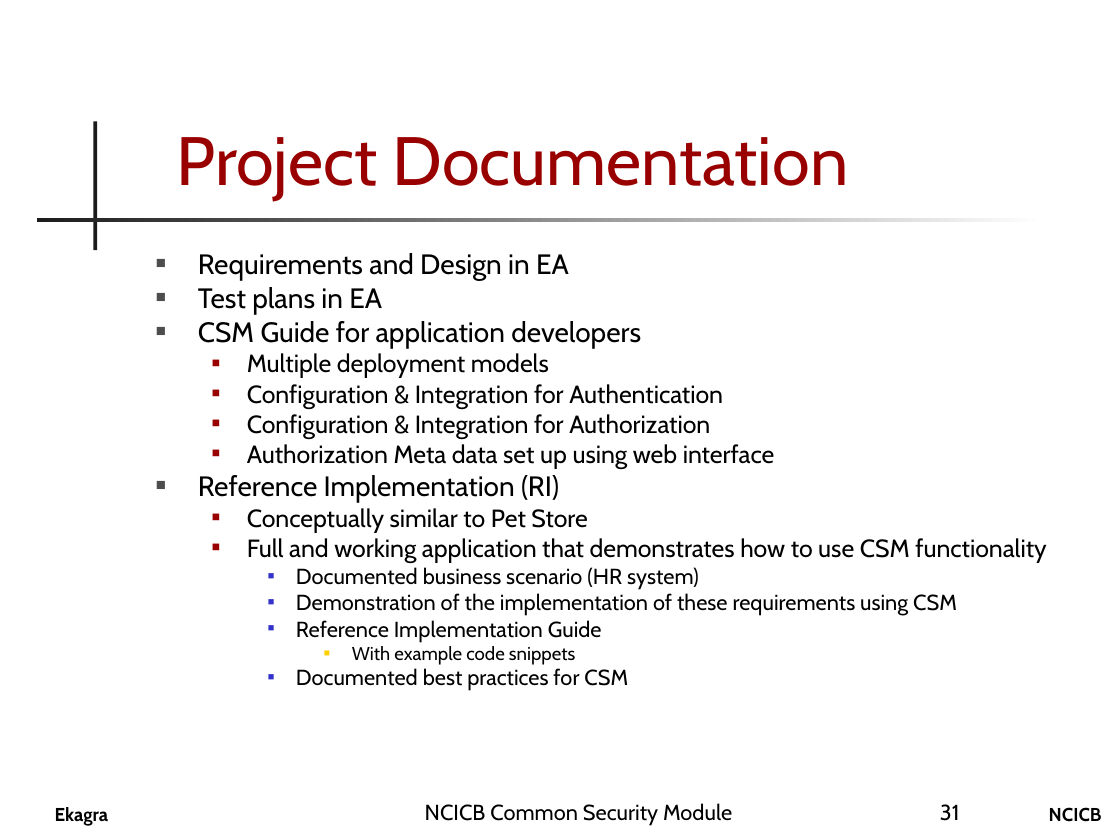
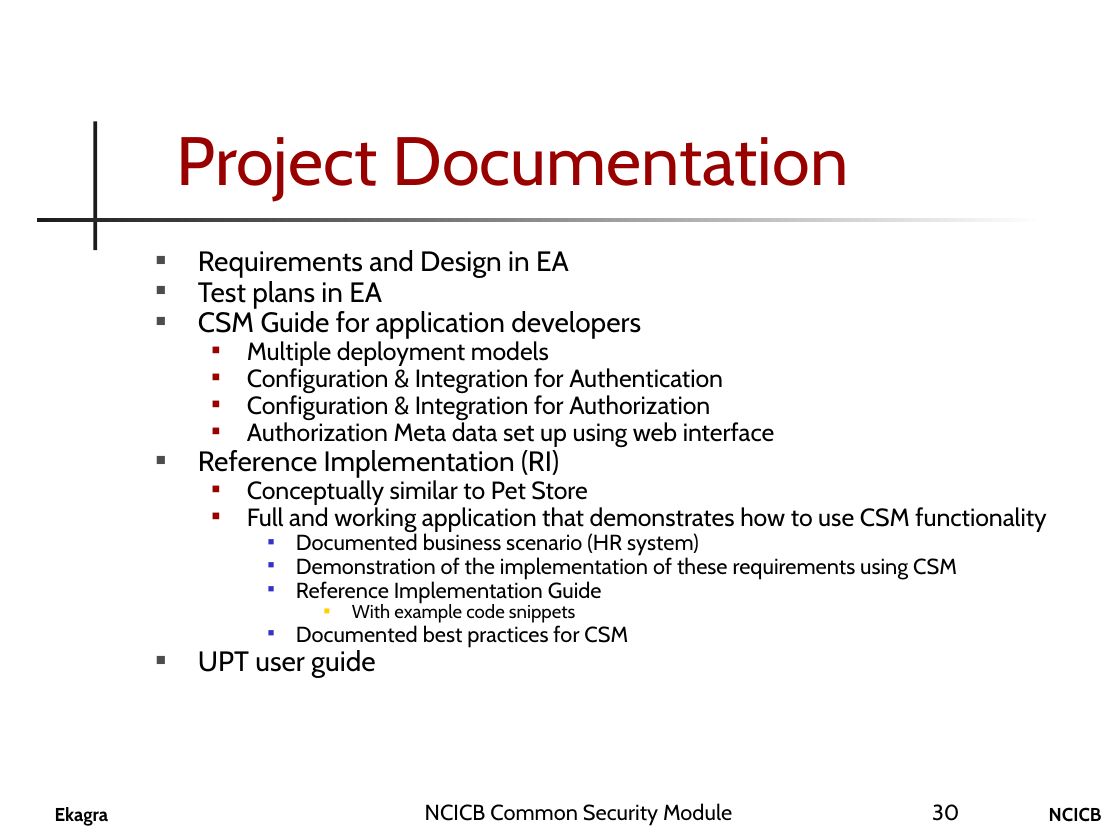
Before and after one commit to CBIIT/common-security-module-docs, a slide deck: slide 30 of CSM_Presentation.ppt (slide 31 before the commit). Drawn at 1120x840 pixels with LibreOffice and Linux fonts; fonts in the diff are those of the drawing; background and template pictures are left out. Boxes give left, top, right and bottom in pixels: in the first picture for what was removed or moved away, otherwise in the second. Text is boxed around its words. In the diff, an @@ line names an element or a change of style, - is before the commit and + after.

```diff
--- a/CSM_Presentation.ppt
+++ b/CSM_Presentation.ppt
@@ text at [198,250,1046,647]: line spacing 0.8 to 0.7 @@
@@ text at [198,650,375,678]: paragraph added @@
+■ UPT user guide
@@ page number at [932,804,959,821]: text changed @@
-31
+30
```
Also in this commit, not shown: 15 other slides changed, 2 slides added.
